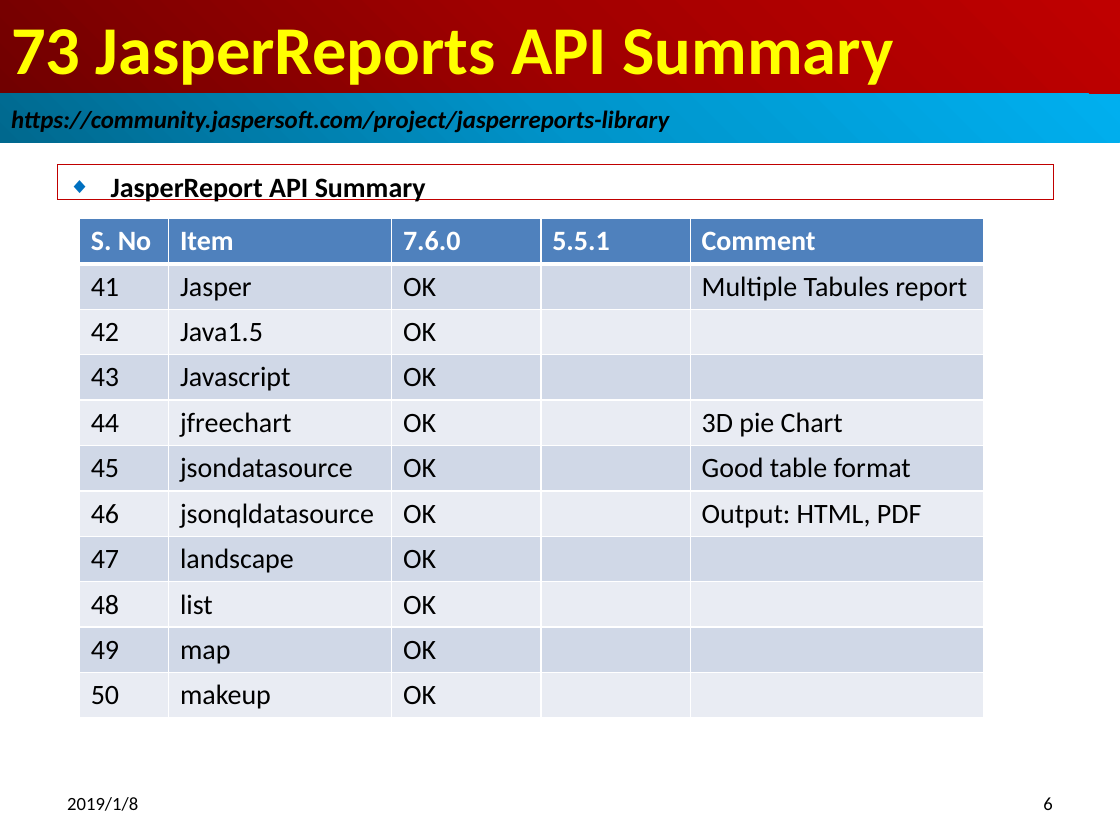
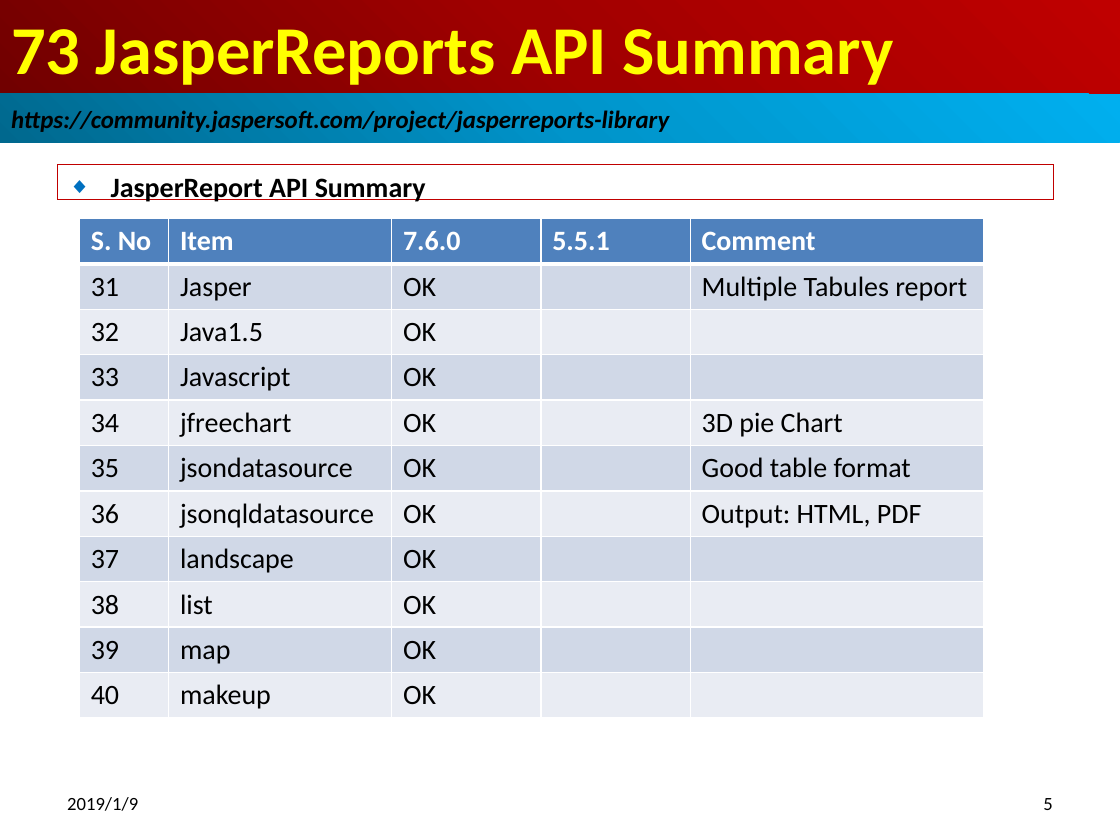
Before and after one commit to peterhchen/100-jasper-report-api-6.7.0, a slide deck: slide 5 of 15_Ch73_API_Summary.pptx (slide 6 before the commit). Drawn at 1120x840 pixels with LibreOffice and Linux fonts; fonts in the diff are those of the drawing. Boxes give left, top, right and bottom in pixels: in the first picture for what was removed or moved away, otherwise in the second. Text is boxed around its words. In the diff, an @@ line names an element or a change of style, - is before the commit and + after.

```diff
--- a/15_Ch73_API_Summary.pptx
+++ b/15_Ch73_API_Summary.pptx
@@ table at bbox=[80, 218, 983, 718] @@
-row 2, column 1: 41
+row 2, column 1: 31
-row 3, column 1: 42
+row 3, column 1: 32
-row 4, column 1: 43
+row 4, column 1: 33
-row 5, column 1: 44
+row 5, column 1: 34
-row 6, column 1: 45
+row 6, column 1: 35
-row 7, column 1: 46
+row 7, column 1: 36
-row 8, column 1: 47
+row 8, column 1: 37
-row 9, column 1: 48
+row 9, column 1: 38
-row 10, column 1: 49
+row 10, column 1: 39
-row 11, column 1: 50
+row 11, column 1: 40
@@ text at bbox=[67, 797, 138, 811]: text changed @@
-2019/1/8
+2019/1/9
@@ page number at bbox=[1043, 798, 1052, 810]: text changed @@
-6
+5
```
Also in this commit, not shown: 9 other slides changed, 7 other files.
